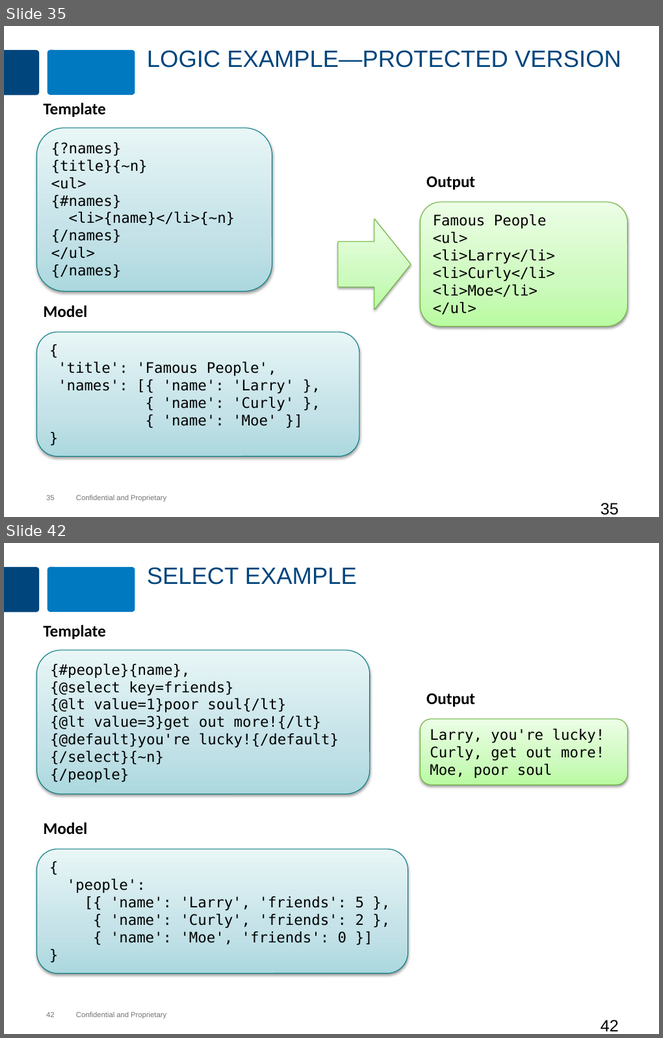
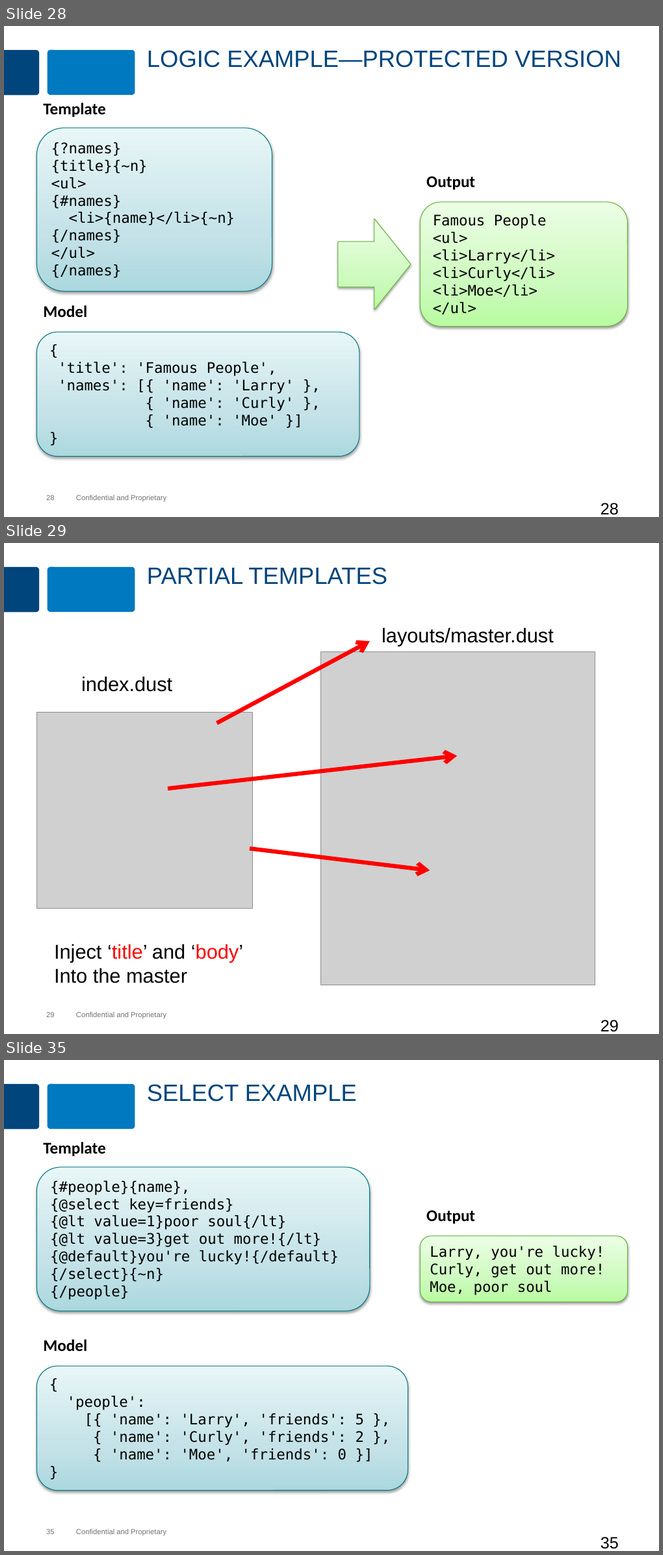
Before and after one commit to MaxMillington/nodePractice, a slide deck: node/lesson-83-dustjs/dustjs.pptx. Shown one above the other, each under a label of ours: slides 35 and 42 before the commit, slides 28, 29 and 35 after it; the slides between them are not shown. The pictures are 663x1038 and 663x1555 pixels, drawn with LibreOffice and Linux fonts; fonts in the diff are those of the drawing; grey boxes stand for pictures; background and template pictures are left out. Boxes give left, top, right and bottom in pixels: in the first picture for what was removed or moved away, otherwise in the second. Text is boxed around its words. In the diff, an @@ line names an element or a change of style, - is before the commit and + after.

Commit message:
Modified the ppt and lab instructions for Dust

```diff
--- a/node/lesson-83-dustjs/dustjs.pptx
+++ b/node/lesson-83-dustjs/dustjs.pptx
@@ slide 29 added at (4, 543, 659, 1034), background #FFFFFF; not listed: 4 template elements that a slide beside it also shows @@
@@ title added at (147, 567, 388, 585), 26 pt, text #00457C @@
+PARTIAL TEMPLATES
@@ text added at (382, 627, 554, 646), 22 pt, text #000000 @@
+layouts/master.dust
@@ arrow added from (217, 723) to (369, 641), #FF0000 4.5 pt @@
@@ picture added at (321, 652, 595, 985) @@
@@ text added at (81, 676, 172, 692), 22 pt, text #000000 @@
+index.dust
@@ picture added at (36, 712, 252, 908) @@
@@ arrow added from (168, 789) to (458, 756), #FF0000 4.5 pt @@
@@ arrow added from (250, 849) to (430, 871), #FF0000 4.5 pt @@
@@ text added at (54, 944, 243, 984), 22 pt, text #000000 @@
+Inject ‘title’ and ‘body’
+Into the master
@@ page number added at (601, 1020, 619, 1032), 18 pt, text #000000 @@
+29
@@ what was slide 35 is now slide 28 @@
@@ page number at (46, 495, 54, 500): text changed @@
-35
+28
@@ page number at (601, 503, 619, 515): text changed @@
-35
+28
@@ what was slide 42 is now slide 35 @@
@@ page number at (46, 1529, 54, 1534): text changed @@
-42
+35
@@ page number at (601, 1537, 619, 1549): text changed @@
-42
+35
```
Also in this commit, not shown: 11 slides changed, 1 other slide added, 16 slides removed, 4 other files.
